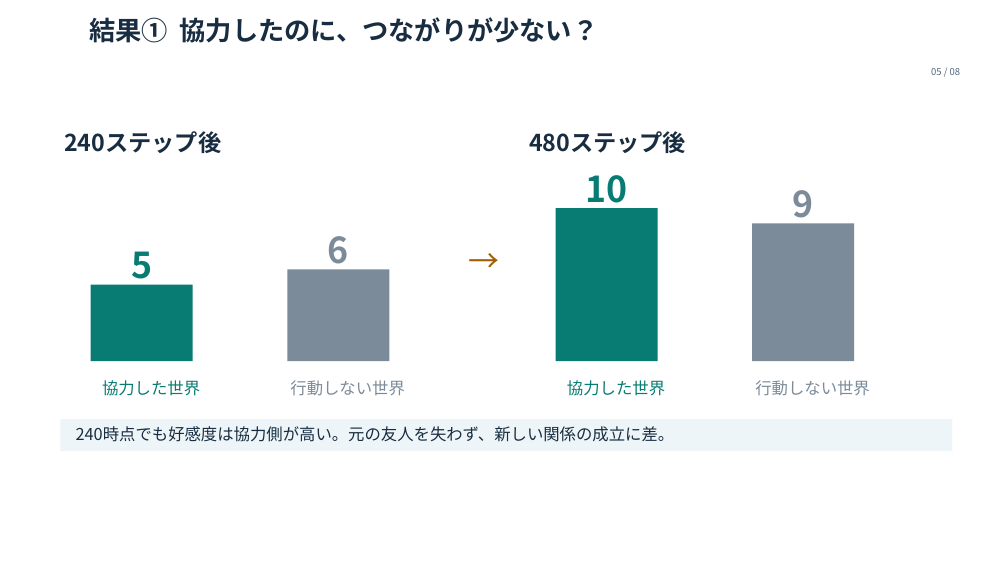
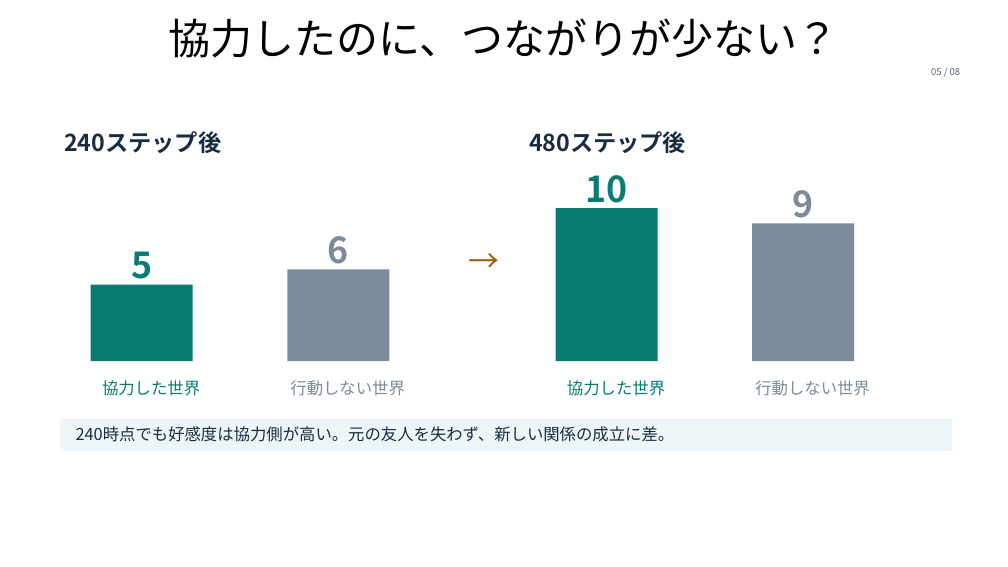
Before and after one commit to maton369/social-relationship-lab, a slide deck: slide 5 of presentation/Social_Relationship_Lab.pptx. Drawn at 1008x567 pixels with LibreOffice and Linux fonts; fonts in the diff are those of the drawing; background and template pictures are left out. Boxes give left, top, right and bottom in pixels: in the first picture for what was removed or moved away, otherwise in the second. Text is boxed around its words. In the diff, an @@ line names an element or a change of style, - is before the commit and + after.

```diff
--- a/presentation/Social_Relationship_Lab.pptx
+++ b/presentation/Social_Relationship_Lab.pptx
@@ title "協力したのに、つながりが少ない？" at box(169, 18, 839, 58): vertical alignment top to middle @@
@@ title at box(169, 18, 839, 58): text changed; size 25 to 40 pt; text colour #182D41 to #000000; bold off @@
-結果① 協力したのに、つながりが少ない？
+協力したのに、つながりが少ない？
```
Also in this commit, not shown: 11 other slides changed, 23 other files.
